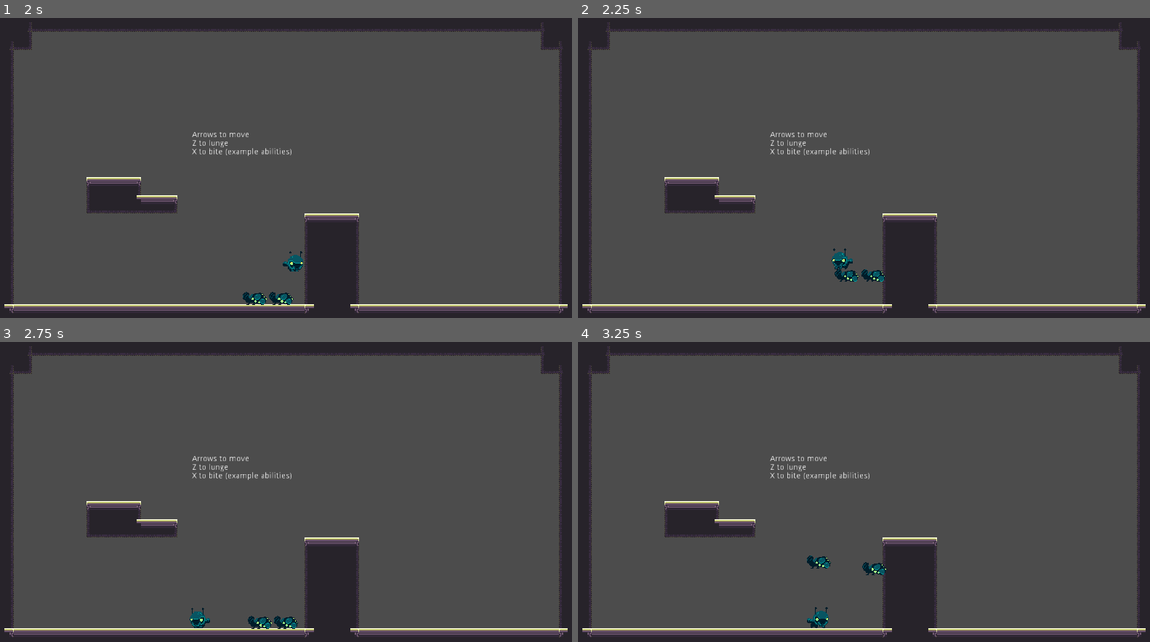
Above: before the commit, frames 1-4 (two rows, left to right).
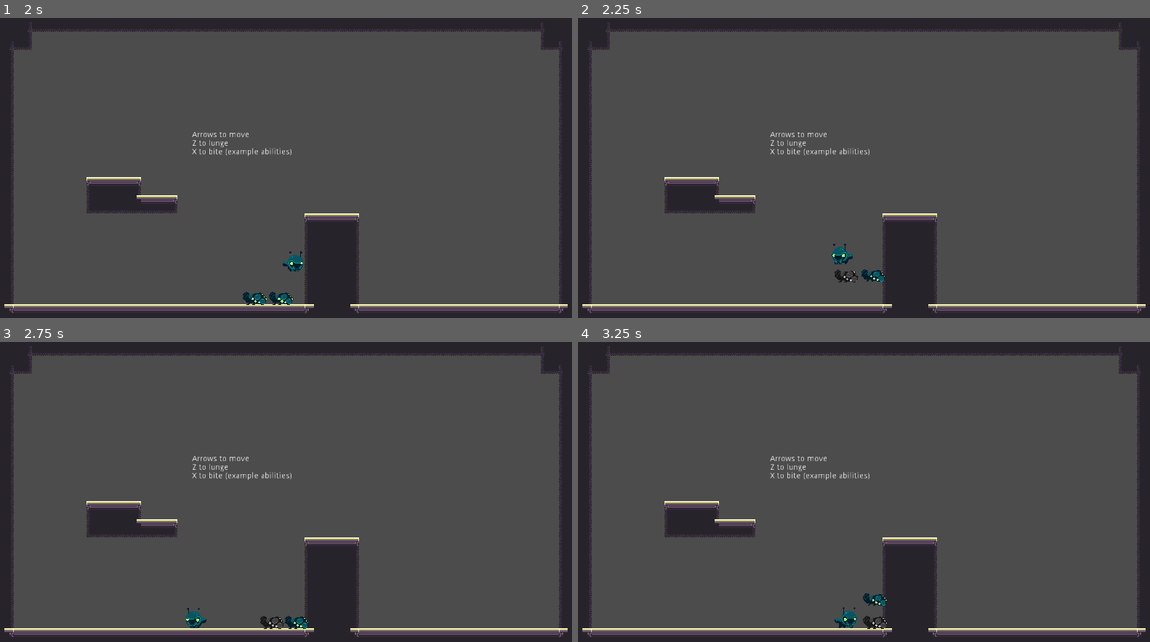
Above: after the commit, the same moments.

Repository: aveswoods/game-off-2021
Game: Godot game, scene res://creatures/test_scene.tscn
Two runs of this game, one before a commit and one after it. Both use one fixed random seed, a clock stepped at 60 frames per second and the inputs below. The project has no main scene, so this scene is started directly. Sound files missing from this copy of the repository are replaced by a short silence.
Inputs:
- Up to frame 1 (2 s): hold Right (ui_right) from 0.53 s (still down); tap Z (ui_accept) at 0.77, 1.52 s
- Up to frame 2 (2.25 s): release Right (ui_right) at 2.03 s; hold Left (ui_left) from 2.03 s (still down)
- Up to frame 3 (2.75 s): keep holding Left (ui_left)
- Up to frame 4 (3.25 s): release Left (ui_left) at 2.78 s; hold Right (ui_right) from 2.78 s (still down); tap Z (ui_accept) at 3.02 s

Frame 1 is identical in both runs. In frame 2, 0.3% of the frame differs, in the area x 44-50%, y 75-89%; in frame 3, 0.4%; in frame 4, 0.8%, in the area x 40-55%, y 71-96%.

Commit message:
Implemented stomp passive, and stunning; began work on enemy death and animations

Diff:
--- a/creatures/CreatureSprite.gd
+++ b/creatures/CreatureSprite.gd
@@ -1,6 +1,9 @@
 extends Sprite
 
 class_name CreatureSprite
+
+var _shader_material = null
+
 
 func flip_h(flipped):
 	if flipped:
@@ -8,16 +11,20 @@
 	else:
 		scale.x = 1
 
+
 func animate_take_damage():
 	pass
 
 func animate_stun():
+	_shader_material.set_shader_param("stunned", true)
+
+func animate_unstun():
+	_shader_material.set_shader_param("stunned", false)
+
+func animate_explode():
 	pass
 
-func animate_unstun():
-	pass
-
-func animate_explode():
+func animate_big_explode():
 	pass
 
 func animate_fade_away():
@@ -25,3 +32,6 @@
 
 func animate_disintegrate():
 	pass
+
+func _ready():
+	_shader_material = material
--- /dev/null
+++ b/creatures/creature_shader_material.tres
@@ -0,0 +1,20 @@
+[gd_resource type="ShaderMaterial" load_steps=2 format=2]
+
+[sub_resource type="Shader" id=5]
+code = "shader_type canvas_item;
+
+uniform bool stunned = false;
+
+void fragment() {
+	COLOR = texture(TEXTURE, UV);
+
+	if (stunned) {
+		float avg = (COLOR.r + COLOR.g + COLOR.b) / 3.0;
+		COLOR.rgb = vec3(avg);
+	}
+}"
+
+[resource]
+resource_local_to_scene = true
+shader = SubResource( 5 )
+shader_param/stunned = false
--- a/creatures/enemies/Enemy.gd
+++ b/creatures/enemies/Enemy.gd
@@ -6,15 +6,18 @@
 signal collided_with_wall
 signal collided_with_floor
 signal collided_with_ceiling
+signal stunned
+signal unstunned
+signal killed(source)
 
 # Game variables
-const wall_bounce_impulse = 300
+var _stun_timer = Timer.new()
 var hp = 0
 enum death_source {
+	IMPACT,
 	EXPLOSION,
 	ERASE,
-	WATER,
-	BULLET
+	WATER
 }
 
 # Physics variables
@@ -28,14 +31,27 @@
 var _bump_impulse = Vector2.ZERO
 
 
-func bump(impulse):
+func bump(impulse: Vector2):
 	_bumping = true
 	_bump_impulse = impulse
 
 
+func stun(time: float):
+	emit_signal("stunned")
+	_stun_timer.wait_time = time
+	_stun_timer.start()
+
+
 func take_damage(amount : int, impulse : Vector2 = Vector2.ZERO, source = death_source.ERASE):
 	hp -= amount
-	print("Enemy damage")
+	if hp <= 0:
+		emit_signal("killed", source)
+
+
+func _ready():
+	_stun_timer.one_shot = true
+	_stun_timer.connect("timeout", self, "_on_stun_timer_timeout")
+	add_child(_stun_timer)
 
 
 func _physics_process(delta):
@@ -66,3 +82,9 @@
 		emit_signal("collided_with_floor")
 	if is_on_ceiling():
 		emit_signal("collided_with_ceiling")
+
+	# Reset movement
+	movement_velocity = Vector2.ZERO
+
+func _on_stun_timer_timeout():
+	emit_signal("unstunned")
--- a/creatures/enemies/test/TestEnemy.gd
+++ b/creatures/enemies/test/TestEnemy.gd
@@ -1,23 +1,29 @@
 extends Enemy
 
+onready var _sprite = $CreatureSprite
+onready var _hitbox = $EnemyHitbox
 
+const starting_hp = 3
 const jump_impulse = -400
 const walk_speed = 100
 const bump_absorbance = 0
 var walk_direction = 1
+var _stunned = false
 
 func _ready():
 	randomize()
+	hp = starting_hp
 	velocity.x = walk_direction * walk_speed
 
 
 func _physics_process(delta):
-	movement_velocity = Vector2(walk_direction * walk_speed, 0)
+	if not _stunned:
+		movement_velocity = Vector2(walk_direction * walk_speed, 0)
 
 
 func _on_Timer_timeout():
 	# Jump!
-	if is_on_floor():
+	if is_on_floor() and not _stunned:
 		velocity.y += jump_impulse
 
 
@@ -34,3 +40,30 @@
 	if collision_velocity.length() > bump_absorbance:
 		collision_velocity = (collision_velocity.length() - bump_absorbance) * collision_velocity.normalized()
 		bump(collision_velocity)
+
+
+func _on_TestEnemy_stunned():
+	_hitbox.monitoring = false
+	_sprite.animate_stun()
+	_stunned = true
+
+
+func _on_TestEnemy_unstunned():
+	_hitbox.monitoring = true
+	_sprite.animate_unstun()
+	_stunned = false
+	if is_on_floor():
+		velocity.y += jump_impulse
+
+
+func _on_TestEnemy_killed(source):
+	match source:
+		death_source.IMPACT:
+			_sprite.animate_explode()
+		death_source.EXPLOSION:
+			_sprite.animate_big_explode()
+		death_source.ERASE:
+			_sprite.animate_fade_away()
+		death_source.WATER:
+			_sprite.animate_disintegrate()
+	queue_free()
--- a/creatures/enemies/test/TestEnemy.tscn
+++ b/creatures/enemies/test/TestEnemy.tscn
@@ -1,9 +1,10 @@
-[gd_scene load_steps=7 format=2]
+[gd_scene load_steps=8 format=2]
 
 [ext_resource path="res://creatures/enemies/test/test-idle.png" type="Texture" id=1]
 [ext_resource path="res://creatures/CreatureSprite.gd" type="Script" id=2]
 [ext_resource path="res://creatures/enemies/EnemyHitbox.gd" type="Script" id=3]
 [ext_resource path="res://creatures/enemies/test/TestEnemy.gd" type="Script" id=4]
+[ext_resource path="res://creatures/creature_shader_material.tres" type="Material" id=5]
 
 [sub_resource type="RectangleShape2D" id=1]
 extents = Vector2( 14, 10 )
@@ -19,6 +20,7 @@
 script = ExtResource( 4 )
 
 [node name="CreatureSprite" type="Sprite" parent="."]
+material = ExtResource( 5 )
 position = Vector2( 0, -9 )
 texture = ExtResource( 1 )
 script = ExtResource( 2 )
@@ -40,5 +42,8 @@
 
 [connection signal="collided_with_body" from="." to="." method="_on_TestEnemy_collided_with_body"]
 [connection signal="collided_with_wall" from="." to="." method="_on_TestEnemy_collided_with_wall"]
+[connection signal="killed" from="." to="." method="_on_TestEnemy_killed"]
+[connection signal="stunned" from="." to="." method="_on_TestEnemy_stunned"]
+[connection signal="unstunned" from="." to="." method="_on_TestEnemy_unstunned"]
 [connection signal="hitbox_entered" from="EnemyHitbox" to="." method="_on_EnemyHitbox_hitbox_entered"]
 [connection signal="timeout" from="Timer" to="." method="_on_Timer_timeout"]
--- a/creatures/player/Player.gd
+++ b/creatures/player/Player.gd
@@ -9,30 +9,30 @@
 onready var _sprite = $CreatureSprite
 onready var _raycast_gravity = $CollisionGravityRayCast
 onready var _invincibility_timer = $InvincibilityTimer
+onready var _stun_timer = $StunTimer
 onready var _animation_player = $AnimationPlayer
 
 # Game variables
 var hp = 0
+const _jump_forgiveness_time = 0.1 # Time after leaving a platform that the player can still jump
+var _air_time = _jump_forgiveness_time # Time that the player is in the air
 var action1_script = null
 var action2_script = null
 var input_disabled = false
-var is_outside_movement = false
+var is_outside_movement = false # Indicates that outside scripts are updating the player's velocity
+var invincible = false
 var _is_facing_left = false
 
 # Physics variables
-const _wall_bounce_impulse = 20
-const _jump_forgiveness_time = 0.1
-var _air_time = _jump_forgiveness_time
-var gravity = 30 # px / sec^2
-var jump_impulse = -640 # px / sec
-var move_speed = 240 # px / sec
-var friction = 0.15
-var acceleration = 0.2
+var gravity = 30
+var jump_impulse = -640 # Instantaneous velocity that is applied when the player jumps
+var move_speed = 240 # X Velocity that is clamped to while the player is moving
+var acceleration = 0.2 # Ratio that the X velocity is lerped to move_speed while moving with player input
+var friction = 0.15 # Ratio that the X velocity is lerped to 0 while not moving with player input
 var velocity = Vector2.ZERO
-var invincible = false
-var _is_on_floor = false
 var _bumping = false
 var _bump_impulse = Vector2.ZERO
+var _is_on_floor = false
 
 
 func animate(name: String, flipped_h: bool = false, custom_blend : float = -1):
@@ -44,6 +44,14 @@
 func bump(impulse):
 	_bumping = true
 	_bump_impulse = impulse
+
+
+func stun(time):
+	input_disabled = true
+	_sprite.animate_stun()
+
+	_stun_timer.wait_time = time
+	_stun_timer.start()
 
 # NOTE/BUG:
 # Damage is not applied if the user is inside a hitbox after the invincibility timer has expired!
@@ -153,7 +161,6 @@
 	# Check for colliding with body
 	if collision != null and not collision.collider is TileMap:
 		emit_signal("collided_with_body", collision)
-		print("Collided with body " + str(collision.collider))
 
 	# Move the player based on velocity
 	velocity = move_and_slide(velocity, Vector2(0, -1))
@@ -176,3 +183,8 @@
 
 func _on_InvincibilityTimer_timeout():
 	invincible = false
+
+
+func _on_StunTimer_timeout():
+	input_disabled = false
+	_sprite.animate_unstun()
--- a/creatures/player/Player.tscn
+++ b/creatures/player/Player.tscn
@@ -1,8 +1,9 @@
-[gd_scene load_steps=8 format=2]
+[gd_scene load_steps=9 format=2]
 
 [ext_resource path="res://creatures/CreatureSprite.gd" type="Script" id=1]
 [ext_resource path="res://creatures/player/Player.gd" type="Script" id=2]
 [ext_resource path="res://creatures/player/frames/player-frames.png" type="Texture" id=3]
+[ext_resource path="res://creatures/creature_shader_material.tres" type="Material" id=4]
 
 [sub_resource type="CircleShape2D" id=1]
 radius = 18.0
@@ -65,10 +66,10 @@
 script = ExtResource( 2 )
 
 [node name="CreatureSprite" type="Sprite" parent="."]
+material = ExtResource( 4 )
 position = Vector2( -4, -5 )
 texture = ExtResource( 3 )
 hframes = 15
-frame = 5
 script = ExtResource( 1 )
 
 [node name="CollisionShape2D" type="CollisionShape2D" parent="."]
@@ -83,9 +84,13 @@
 wait_time = 0.5
 one_shot = true
 
+[node name="StunTimer" type="Timer" parent="."]
+one_shot = true
+
 [node name="AnimationPlayer" type="AnimationPlayer" parent="."]
 anims/bite = SubResource( 2 )
 anims/idle = SubResource( 3 )
 anims/run = SubResource( 4 )
 
 [connection signal="timeout" from="InvincibilityTimer" to="." method="_on_InvincibilityTimer_timeout"]
+[connection signal="timeout" from="StunTimer" to="." method="_on_StunTimer_timeout"]
--- /dev/null
+++ b/creatures/player/abilities/bite_action.tscn
@@ -0,0 +1,24 @@
+[gd_scene load_steps=3 format=2]
+
+[ext_resource path="res://creatures/player/abilities/bite_action.gd" type="Script" id=1]
+
+[sub_resource type="RectangleShape2D" id=1]
+extents = Vector2( 36, 36 )
+
+[node name="Area2D" type="Area2D"]
+monitoring = false
+monitorable = false
+collision_layer = 0
+collision_mask = 3
+script = ExtResource( 1 )
+
+[node name="CollisionShape2D" type="CollisionShape2D" parent="."]
+position = Vector2( 37, 0 )
+shape = SubResource( 1 )
+
+[node name="Timer" type="Timer" parent="."]
+wait_time = 0.2
+one_shot = true
+
+[connection signal="body_entered" from="." to="." method="_on_Area2D_body_entered"]
+[connection signal="timeout" from="Timer" to="." method="_on_Timer_timeout"]
--- a/creatures/player/actions/lunge_action.gd
+++ b/creatures/player/abilities/lunge_action.gd
@@ -77,5 +77,6 @@
 
 func _on_Area2D_body_entered(body):
 	if body.is_in_group("enemy"):
-		body.bump(lunge_impact_impulse * (body.global_position - global_position + Vector2(0, -0.5)).normalized())
+		var direction = (body.global_position - global_position + Vector2(0, -0.5)).normalized()
+		body.bump(lunge_impact_impulse * direction)
 		body.take_damage(lunge_damage)
--- a/creatures/player/actions/lunge_action.tscn
+++ b/creatures/player/abilities/lunge_action.tscn
@@ -1,6 +1,6 @@
 [gd_scene load_steps=4 format=2]
 
-[ext_resource path="res://creatures/player/actions/lunge_action.gd" type="Script" id=1]
+[ext_resource path="res://creatures/player/abilities/lunge_action.gd" type="Script" id=1]
 
 [sub_resource type="CircleShape2D" id=1]
 radius = 22.0
--- /dev/null
+++ b/creatures/player/abilities/stomp_passive.gd
@@ -0,0 +1,18 @@
+extends Area2D
+
+var stomp_damage = 0
+var stomp_enemy_impulse = Vector2(0, 30)
+var stun_time = 4
+var _player = null
+
+func equip(player):
+	_player = player
+	_player.add_child(self)
+
+
+func _on_Area2D_body_entered(body):
+	if body.is_in_group("enemy") and _player.velocity.y > 0:
+		_player.velocity.y *= -1
+		body.bump(stomp_enemy_impulse)
+		body.take_damage(stomp_damage)
+		body.stun(stun_time)
--- a/creatures/player/actions/bite_action.tscn
+++ b/creatures/player/abilities/stomp_passive.tscn
@@ -1,24 +1,18 @@
 [gd_scene load_steps=3 format=2]
 
-[ext_resource path="res://creatures/player/actions/bite_action.gd" type="Script" id=1]
+[ext_resource path="res://creatures/player/abilities/stomp_passive.gd" type="Script" id=1]
 
 [sub_resource type="RectangleShape2D" id=1]
-extents = Vector2( 36, 36 )
+extents = Vector2( 20, 13 )
 
 [node name="Area2D" type="Area2D"]
-monitoring = false
 monitorable = false
 collision_layer = 0
 collision_mask = 3
 script = ExtResource( 1 )
 
 [node name="CollisionShape2D" type="CollisionShape2D" parent="."]
-position = Vector2( 37, 0 )
+position = Vector2( 0, 13 )
 shape = SubResource( 1 )
 
-[node name="Timer" type="Timer" parent="."]
-wait_time = 0.2
-one_shot = true
-
 [connection signal="body_entered" from="." to="." method="_on_Area2D_body_entered"]
-[connection signal="timeout" from="Timer" to="." method="_on_Timer_timeout"]
--- a/creatures/test_scene.gd
+++ b/creatures/test_scene.gd
@@ -1,10 +1,12 @@
 extends Node2D
 
-var lunge_action = load("res://creatures/player/actions/lunge_action.tscn").instance()
-var bite_action = load("res://creatures/player/actions/bite_action.tscn").instance()
+var lunge_action = load("res://creatures/player/abilities/lunge_action.tscn").instance()
+var bite_action = load("res://creatures/player/abilities/bite_action.tscn").instance()
+var stun_passive = load("res://creatures/player/abilities/stomp_passive.tscn").instance()
 
 func _ready():
 	lunge_action.equip($Player)
 	bite_action.equip($Player)
+	stun_passive.equip($Player)
 	$Player.action1_script = lunge_action
 	$Player.action2_script = bite_action
Renamed: creatures/player/actions/action_script_base.gd -> creatures/player/abilities/action_script_base.gd
Renamed: creatures/player/actions/bite_action.gd -> creatures/player/abilities/bite_action.gd
